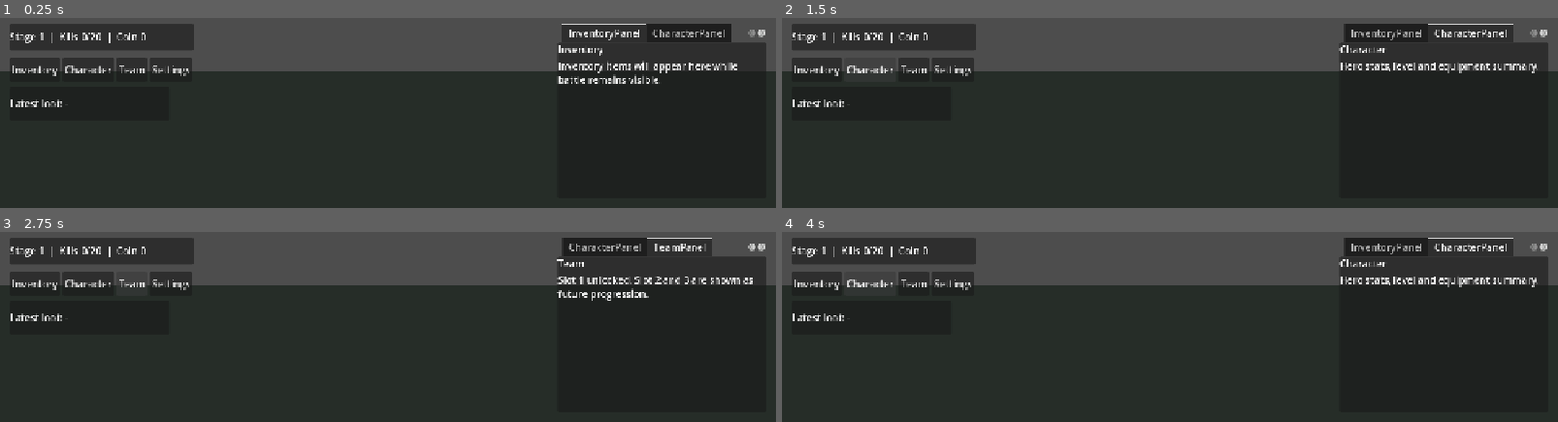
Above: before the commit, frames 1-4 (two rows, left to right).
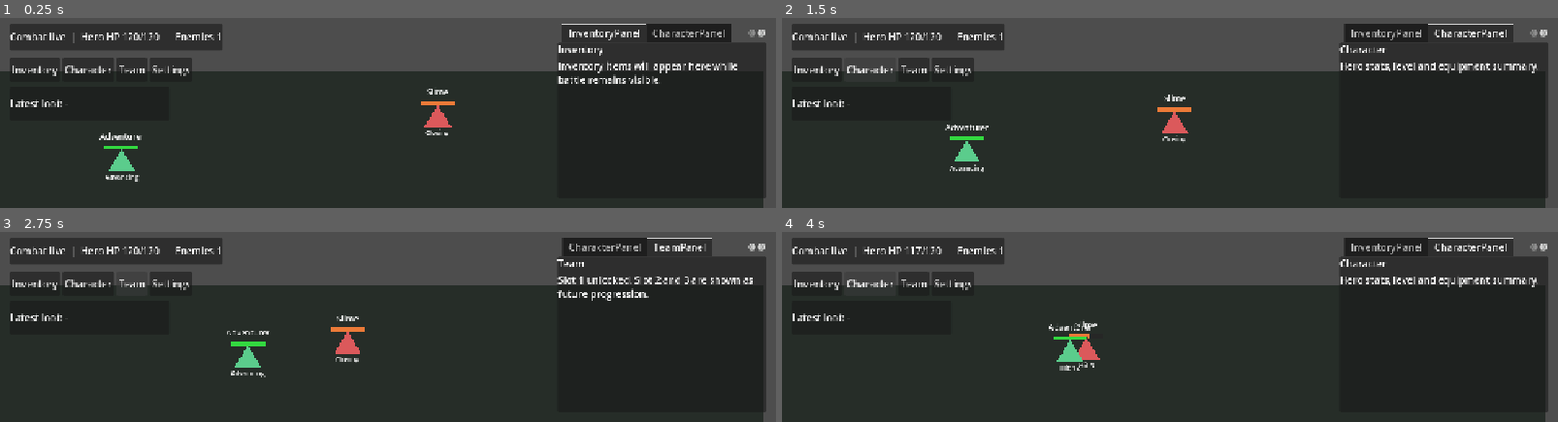
Above: after the commit, the same moments.

Repository: risky2k1/The-Journey-RPG
Game: Godot game, scene res://scenes/main/Main.tscn
The game is run twice, just before and just after one commit, with the same random seed, the same clock (stepped at 60 frames per second) and the same inputs.
Inputs:
- Up to frame 1 (0.25 s): no input
- Up to frame 2 (1.5 s): click "Inventory" at 0.5 s; click "Character" at 1.25 s
- Up to frame 3 (2.75 s): click "Team" at 2 s
- Up to frame 4 (4 s): click "Inventory" at 2.75 s; click "Character" at 3.5 s

The runs differ from the first frame. In frame 1, 2.8% of the frame differs, in the area x 1-100%, y 3-100%; in frame 2, 2.8%; in frame 3, 2.8%; in frame 4, 2.6%.

Commit message:
feat: Implement battle unit mechanics and UI updates for combat status

Diff:
--- a/the-journey-rpg/scenes/main/Main.tscn
+++ b/the-journey-rpg/scenes/main/Main.tscn
@@ -1,21 +1,23 @@
-[gd_scene load_steps=5 format=3 uid="uid://cg7m263xpi8wb"]
+[gd_scene format=3 uid="uid://cg7m263xpi8wb"]
 
-[ext_resource type="Script" path="res://scripts/app/data_registry.gd" id="1_12jwv"]
-[ext_resource type="Script" path="res://scripts/app/game_controller.gd" id="2_qpkh0"]
-[ext_resource type="Script" path="res://scripts/app/save_manager.gd" id="3_x6f1q"]
-[ext_resource type="PackedScene" path="res://scenes/main/window_root.tscn" id="4_kw64v"]
+[ext_resource type="Script" uid="uid://dda4ljxsmqxa3" path="res://scripts/app/data_registry.gd" id="1_12jwv"]
+[ext_resource type="Script" uid="uid://cote0sup6y5x4" path="res://scripts/app/game_controller.gd" id="2_qpkh0"]
+[ext_resource type="Script" uid="uid://hbjqkflmvstx" path="res://scripts/app/save_manager.gd" id="3_x6f1q"]
+[ext_resource type="PackedScene" uid="uid://d0vj32n2x0gyp" path="res://scenes/main/window_root.tscn" id="4_kw64v"]
 
-[node name="Main" type="Node"]
+[node name="Main" type="Node" unique_id=1966790259]
 
-[node name="AppRoot" type="Node" parent="."]
+[node name="AppRoot" type="Node" parent="." unique_id=230663048]
 
-[node name="GameController" type="Node" parent="AppRoot"]
+[node name="GameController" type="Node" parent="AppRoot" unique_id=2857522]
 script = ExtResource("2_qpkh0")
 
-[node name="SaveManager" type="Node" parent="AppRoot"]
+[node name="SaveManager" type="Node" parent="AppRoot" unique_id=867725867]
 script = ExtResource("3_x6f1q")
 
-[node name="DataRegistry" type="Node" parent="AppRoot"]
+[node name="DataRegistry" type="Node" parent="AppRoot" unique_id=1317159120]
 script = ExtResource("1_12jwv")
 
-[node name="WindowRoot" parent="." instance=ExtResource("4_kw64v")]
+[node name="WindowRoot" parent="." unique_id=142296568 instance=ExtResource("4_kw64v")]
+offset_left = -21.0
+offset_right = -21.0
--- /dev/null
+++ b/the-journey-rpg/scenes/units/battle_unit.tscn
@@ -0,0 +1,42 @@
+[gd_scene format=3 uid="uid://ch6l4xv7p5j8v"]
+
+[ext_resource type="Script" path="res://scripts/units/battle_unit.gd" id="1_g2qag"]
+
+[node name="BattleUnit" type="Node2D"]
+script = ExtResource("1_g2qag")
+
+[node name="Body" type="Polygon2D" parent="."]
+polygon = PackedVector2Array(-22, 18, 0, -18, 22, 18)
+color = Color(0.4, 0.8, 0.5, 1)
+
+[node name="NameLabel" type="Label" parent="."]
+offset_left = -48.0
+offset_top = -48.0
+offset_right = 48.0
+offset_bottom = -24.0
+horizontal_alignment = 1
+theme_override_font_sizes/font_size = 13
+text = "Unit"
+
+[node name="HpBarBackground" type="ColorRect" parent="."]
+offset_left = -28.0
+offset_top = -24.0
+offset_right = 28.0
+offset_bottom = -18.0
+color = Color(0.15, 0.15, 0.15, 0.9)
+
+[node name="HpBarFill" type="ColorRect" parent="."]
+offset_left = -28.0
+offset_top = -24.0
+offset_right = 28.0
+offset_bottom = -18.0
+color = Color(0.2, 0.85, 0.25, 1)
+
+[node name="StateLabel" type="Label" parent="."]
+offset_left = -64.0
+offset_top = 20.0
+offset_right = 64.0
+offset_bottom = 44.0
+horizontal_alignment = 1
+theme_override_font_sizes/font_size = 11
+text = "Idle"
--- a/the-journey-rpg/scripts/managers/battle_manager.gd
+++ b/the-journey-rpg/scripts/managers/battle_manager.gd
@@ -2,8 +2,165 @@
 
 class_name BattleManager
 
+const BattleUnitScene := preload("res://scenes/units/battle_unit.tscn")
+const HeroDataResource := preload("res://resources/heroes/adventurer.tres")
+const EnemyDataResource := preload("res://resources/enemies/slime.tres")
+
 signal battle_bootstrapped
+signal battle_status_changed(status_text: String)
+
+@onready var unit_layer: Node2D = $UnitLayer
+
+var hero_unit: BattleUnit
+var enemy_units: Array[BattleUnit] = []
+var enemy_respawn_queue: Array[float] = []
+var hero_respawn_timer: float = 0.0
+var hero_spawn_position := Vector2(180.0, 244.0)
+var enemy_spawn_position := Vector2(760.0, 170.0)
+var battlefield_left_limit := 150.0
+var battlefield_right_limit := 820.0
 
 
 func _ready() -> void:
+	_spawn_hero()
+	_spawn_enemy()
+	_emit_status()
 	battle_bootstrapped.emit()
+
+
+func _physics_process(delta: float) -> void:
+	_tick_respawns(delta)
+	_process_hero(delta)
+	_process_enemies(delta)
+	_emit_status()
+
+
+func _spawn_hero() -> void:
+	hero_unit = BattleUnitScene.instantiate()
+	unit_layer.add_child(hero_unit)
+	hero_unit.configure({
+		"unit_id": HeroDataResource.id,
+		"team": &"hero",
+		"display_name": HeroDataResource.display_name,
+		"max_hp": HeroDataResource.base_hp,
+		"attack": HeroDataResource.base_attack,
+		"attack_speed": HeroDataResource.base_attack_speed,
+		"move_speed": HeroDataResource.base_move_speed,
+		"attack_range": HeroDataResource.attack_range,
+	})
+	hero_unit.global_position = hero_spawn_position
+
+
+func _spawn_enemy() -> void:
+	var enemy: BattleUnit = BattleUnitScene.instantiate()
+	unit_layer.add_child(enemy)
+	enemy.configure({
+		"unit_id": EnemyDataResource.id,
+		"team": &"enemy",
+		"display_name": EnemyDataResource.display_name,
+		"max_hp": EnemyDataResource.base_hp,
+		"attack": EnemyDataResource.base_attack,
+		"attack_speed": EnemyDataResource.base_attack_speed,
+		"move_speed": EnemyDataResource.base_move_speed,
+		"attack_range": EnemyDataResource.attack_range,
+	})
+	enemy.global_position = enemy_spawn_position + Vector2(randf_range(-24.0, 24.0), randf_range(-10.0, 10.0))
+	enemy_units.append(enemy)
+
+
+func _tick_respawns(delta: float) -> void:
+	for index in range(enemy_respawn_queue.size() - 1, -1, -1):
+		enemy_respawn_queue[index] -= delta
+		if enemy_respawn_queue[index] <= 0.0:
+			enemy_respawn_queue.remove_at(index)
+			_spawn_enemy()
+
+	if hero_respawn_timer > 0.0:
+		hero_respawn_timer = max(hero_respawn_timer - delta, 0.0)
+		if hero_respawn_timer == 0.0 and is_instance_valid(hero_unit):
+			hero_unit.revive()
+			hero_unit.global_position = hero_spawn_position
+
+
+func _process_hero(delta: float) -> void:
+	if not is_instance_valid(hero_unit):
+		return
+	if not hero_unit.is_alive():
+		return
+
+	var enemy := _get_first_alive_enemy()
+	if enemy == null:
+		hero_unit.set_state_text("Waiting")
+		return
+
+	hero_unit.tick_cooldown(delta)
+	var distance := hero_unit.global_position.distance_to(enemy.global_position)
+
+	if distance > hero_unit.attack_range:
+		_move_towards(hero_unit, enemy.global_position, delta)
+		hero_unit.set_state_text("Advancing")
+	elif hero_unit.can_attack():
+		enemy.take_damage(hero_unit.attack)
+		hero_unit.reset_attack_cooldown()
+		hero_unit.set_state_text("Hit %d" % hero_unit.attack)
+
+		if not enemy.is_alive():
+			enemy_units.erase(enemy)
+			enemy_respawn_queue.append(1.1)
+			enemy.queue_free()
+
+
+func _process_enemies(delta: float) -> void:
+	if not is_instance_valid(hero_unit):
+		return
+
+	for enemy in enemy_units:
+		if not is_instance_valid(enemy):
+			continue
+		if not enemy.is_alive():
+			continue
+		if not hero_unit.is_alive():
+			enemy.set_state_text("Waiting")
+			continue
+
+		enemy.tick_cooldown(delta)
+		var distance := enemy.global_position.distance_to(hero_unit.global_position)
+
+		if distance > enemy.attack_range:
+			_move_towards(enemy, hero_unit.global_position, delta)
+			enemy.set_state_text("Closing")
+		elif enemy.can_attack():
+			hero_unit.take_damage(enemy.attack)
+			enemy.reset_attack_cooldown()
+			enemy.set_state_text("Hit %d" % enemy.attack)
+
+			if not hero_unit.is_alive():
+				hero_respawn_timer = 2.0
+				hero_unit.set_state_text("Respawn 2s")
+
+
+func _move_towards(unit: BattleUnit, target_position: Vector2, delta: float) -> void:
+	var direction := (target_position - unit.global_position).normalized()
+	unit.global_position += direction * unit.move_speed * delta
+	unit.global_position.x = clamp(unit.global_position.x, battlefield_left_limit, battlefield_right_limit)
+
+
+func _get_first_alive_enemy() -> BattleUnit:
+	for enemy in enemy_units:
+		if is_instance_valid(enemy) and enemy.is_alive():
+			return enemy
+	return null
+
+
+func _emit_status() -> void:
+	var hero_hp_text := "-"
+	if is_instance_valid(hero_unit):
+		hero_hp_text = "%d/%d" % [int(hero_unit.current_hp), hero_unit.max_hp]
+
+	var alive_enemy_count := 0
+	for enemy in enemy_units:
+		if is_instance_valid(enemy) and enemy.is_alive():
+			alive_enemy_count += 1
+
+	var status_text := "Combat live  |  Hero HP %s  |  Enemies %d" % [hero_hp_text, alive_enemy_count]
+	battle_status_changed.emit(status_text)
--- a/the-journey-rpg/scripts/managers/ui_manager.gd
+++ b/the-journey-rpg/scripts/managers/ui_manager.gd
@@ -7,6 +7,7 @@
 @onready var character_button: Button = get_node("HUD/QuickButtons/CharacterButton")
 @onready var team_button: Button = get_node("HUD/QuickButtons/TeamButton")
 @onready var settings_button: Button = get_node("HUD/QuickButtons/SettingsButton")
+@onready var top_bar_label: Label = get_node("HUD/TopBar/TopBarLabel")
 
 
 func _ready() -> void:
@@ -14,6 +15,9 @@
 	character_button.pressed.connect(_open_character)
 	team_button.pressed.connect(_open_team)
 	settings_button.pressed.connect(_open_settings)
+	var battle_root := get_parent().get_node_or_null("BattleRoot")
+	if battle_root != null and battle_root.has_signal("battle_status_changed"):
+		battle_root.battle_status_changed.connect(_update_status)
 
 
 func _open_inventory() -> void:
@@ -30,3 +34,7 @@
 
 func _open_settings() -> void:
 	panel_stack.current_tab = 3
+
+
+func _update_status(status_text: String) -> void:
+	top_bar_label.text = status_text
--- /dev/null
+++ b/the-journey-rpg/scripts/units/battle_unit.gd
@@ -0,0 +1,94 @@
+extends Node2D
+
+class_name BattleUnit
+
+@onready var body: Polygon2D = $Body
+@onready var name_label: Label = $NameLabel
+@onready var hp_bar_fill: ColorRect = $HpBarFill
+@onready var hp_bar_background: ColorRect = $HpBarBackground
+@onready var state_label: Label = $StateLabel
+
+var unit_id: StringName
+var team: StringName
+var display_name: String = ""
+var max_hp: int = 100
+var current_hp: float = 100.0
+var attack: int = 10
+var attack_speed: float = 1.0
+var move_speed: float = 80.0
+var attack_range: float = 48.0
+var attack_cooldown_remaining: float = 0.0
+var alive: bool = true
+
+
+func configure(config: Dictionary) -> void:
+	unit_id = config.get("unit_id", &"")
+	team = config.get("team", &"neutral")
+	display_name = config.get("display_name", "Unit")
+	max_hp = config.get("max_hp", 100)
+	current_hp = max_hp
+	attack = config.get("attack", 10)
+	attack_speed = max(config.get("attack_speed", 1.0), 0.1)
+	move_speed = config.get("move_speed", 80.0)
+	attack_range = config.get("attack_range", 48.0)
+
+	if team == &"hero":
+		body.color = Color(0.36, 0.8, 0.55, 1.0)
+		hp_bar_fill.color = Color(0.2, 0.85, 0.25, 1.0)
+	else:
+		body.color = Color(0.86, 0.35, 0.36, 1.0)
+		hp_bar_fill.color = Color(0.92, 0.48, 0.22, 1.0)
+
+	name_label.text = display_name
+	_update_hp_bar()
+	set_state_text("Ready")
+
+
+func is_alive() -> bool:
+	return alive
+
+
+func tick_cooldown(delta: float) -> void:
+	attack_cooldown_remaining = max(attack_cooldown_remaining - delta, 0.0)
+
+
+func can_attack() -> bool:
+	return alive and attack_cooldown_remaining <= 0.0
+
+
+func reset_attack_cooldown() -> void:
+	attack_cooldown_remaining = 1.0 / attack_speed
+
+
+func take_damage(amount: float) -> void:
+	if not alive:
+		return
+
+	current_hp = max(current_hp - amount, 0.0)
+	_update_hp_bar()
+
+	if current_hp <= 0.0:
+		alive = false
+		set_state_text("Down")
+		modulate = Color(0.6, 0.6, 0.6, 0.8)
+
+
+func revive() -> void:
+	alive = true
+	current_hp = max_hp
+	attack_cooldown_remaining = 0.0
+	modulate = Color.WHITE
+	_update_hp_bar()
+	set_state_text("Revived")
+
+
+func set_state_text(value: String) -> void:
+	state_label.text = value
+
+
+func _update_hp_bar() -> void:
+	var ratio := 0.0 if max_hp <= 0 else current_hp / float(max_hp)
+	hp_bar_fill.size.x = 56.0 * ratio
+	hp_bar_fill.position.x = -28.0
+	hp_bar_background.size.x = 56.0
+	hp_bar_background.position.x = -28.0
Not shown, added: the-journey-rpg/scripts/units/battle_unit.gd.uid
Not shown, changed: docs/IMPLEMENTATION_PLAN.md
